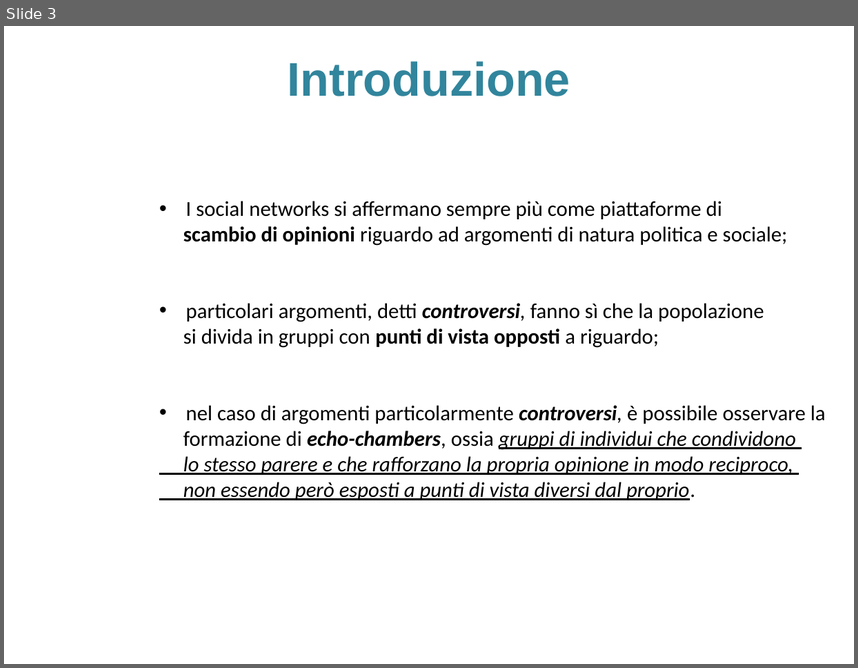
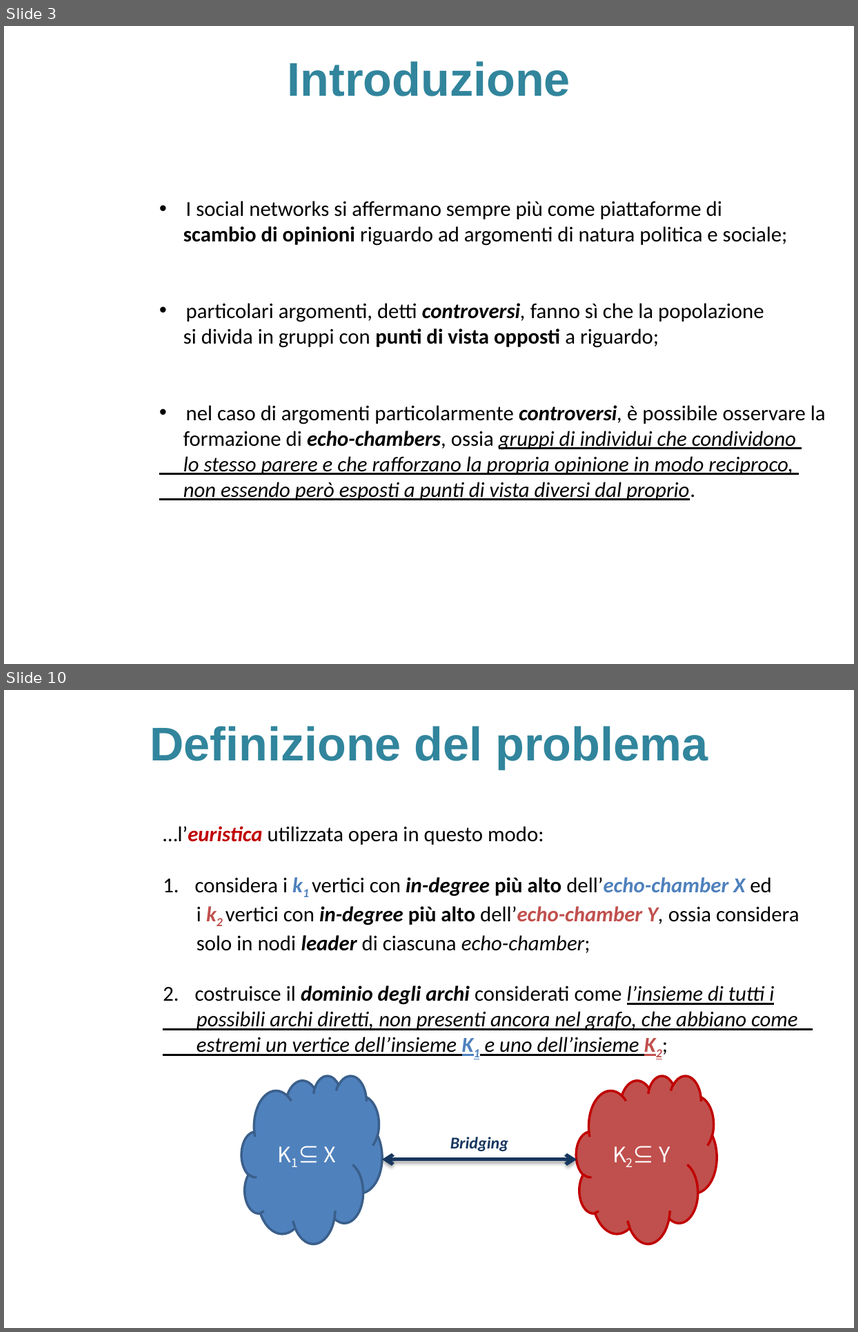
Before and after one commit to sidious1991/TesiLatex, a slide deck: PRESENTAZIONE_TESI/presentazione_agostini_stefano.pptx. Shown one above the other, each under a label of ours: slide 3 before the commit, slides 3 and 10 after it; the slides between them are not shown. The pictures are 858x668 and 858x1332 pixels, drawn with LibreOffice and Linux fonts; fonts in the diff are those of the drawing; background and template pictures are left out. Boxes give left, top, right and bottom in pixels: in the first picture for what was removed or moved away, otherwise in the second. Text is boxed around its words. In the diff, an @@ line names an element or a change of style, - is before the commit and + after.

```diff
--- a/PRESENTAZIONE_TESI/presentazione_agostini_stefano.pptx
+++ b/PRESENTAZIONE_TESI/presentazione_agostini_stefano.pptx
@@ slide 10 added at <box>4,690,854,1328</box>, background picture (left out) @@
@@ title added at <box>150,726,708,769</box>, 40 pt, text #31859C, bold @@
+Definizione del problema
@@ text added at <box>163,826,800,1056</box>, 18 pt, text #000000, italic @@
+…l’euristica utilizzata opera in questo modo:
+1. considera i k1 vertici con in-degree più alto dell’echo-chamber X ed
+i k2 vertici con in-degree più alto dell’echo-chamber Y, ossia considera
+solo in nodi leader di ciascuna echo-chamber;
+2. costruisce il dominio degli archi considerati come l’insieme di tutti i
+possibili archi diretti, non presenti ancora nel grafo, che abbiano come
+estremi un vertice dell’insieme K1 e uno dell’insieme K2;
@@ cloud added at <box>242,1075,382,1243</box>, fill #4F81BD, outline #3A5F8C 2 pt, 18 pt, text #FFFFFF @@
+K1⊆ X
@@ cloud added at <box>576,1075,716,1243</box>, fill #C0504D, outline #C00000 2 pt, 18 pt, text #FFFFFF @@
+K2⊆ Y
@@ text added at <box>450,1136,508,1151</box>, 14 pt, text #17375E, bold, italic @@
+Bridging
@@ double arrow added from (382, 1159) to (577, 1159), #17375E 3 pt @@
```
Also in this commit, not shown: 3 slides changed, 5 other slides added, 1 other file.
